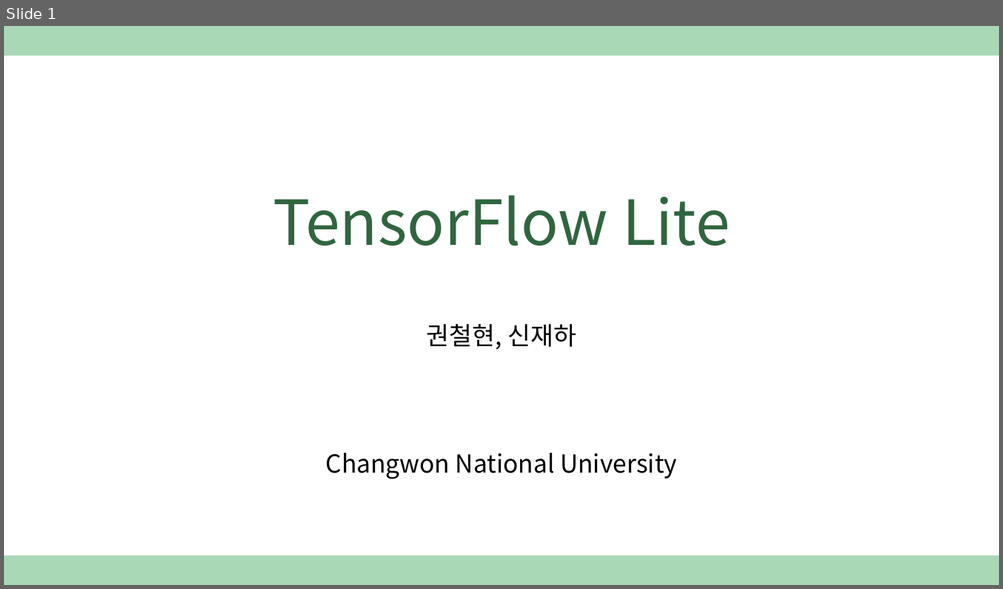
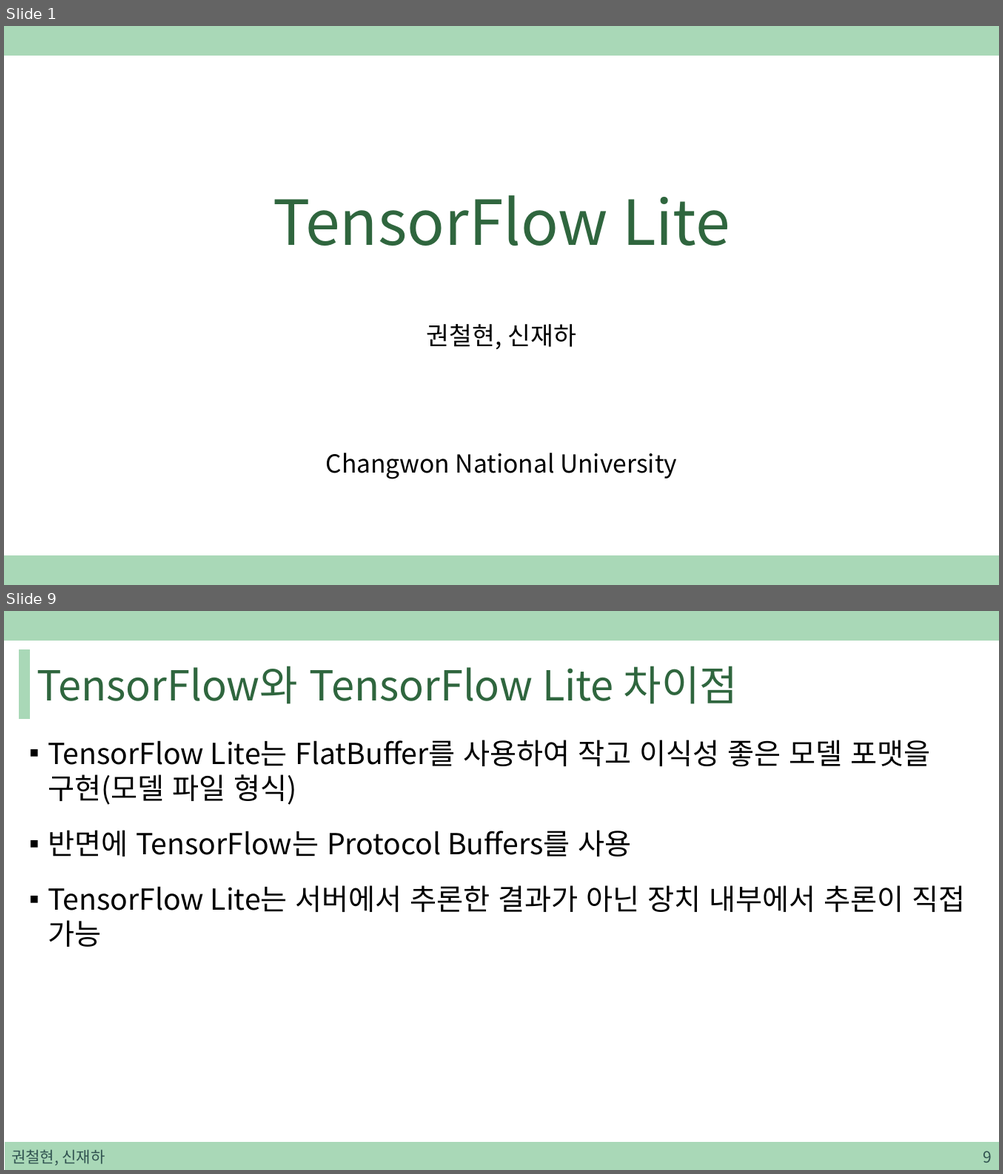
Before and after one commit to sjh4287/capston, a slide deck: 2022.01.07/TensorFlow Lite.pptx. Shown one above the other, each under a label of ours: slide 1 before the commit, slides 1 and 9 after it; the slides between them are not shown. The pictures are 1003x589 and 1003x1174 pixels, drawn with LibreOffice and Linux fonts; fonts in the diff are those of the drawing. Boxes give left, top, right and bottom in pixels: in the first picture for what was removed or moved away, otherwise in the second. Text is boxed around its words. In the diff, an @@ line names an element or a change of style, - is before the commit and + after.

Commit message:
Update TensorFlow Lite.pptx
PPT 내용작성 1

```diff
--- a/2022.01.07/TensorFlow Lite.pptx
+++ b/2022.01.07/TensorFlow Lite.pptx
@@ slide 9 added at <box>4,611,999,1170</box>, background #FFFFFF; not listed: 1 template element that a slide beside it also shows @@
@@ rectangle added at <box>20,649,29,718</box>, fill #A9D8B7, outline #A9D8B7 1 pt @@
@@ title added at <box>37,666,737,704</box>, 40 pt, text #2F663E @@
+TensorFlow와 TensorFlow Lite 차이점
@@ text added at <box>48,740,965,947</box>, 28 pt, text #000000 @@
+▪ TensorFlow Lite는 FlatBuffer를 사용하여 작고 이식성 좋은 모델 포맷을 구현(모델 파일 형식)
+▪ 반면에 TensorFlow는 Protocol Buffers를 사용
+▪ TensorFlow Lite는 서버에서 추론한 결과가 아닌 장치 내부에서 추론이 직접 가능
@@ rectangle added at <box>5,1143,999,1170</box>, fill #A9D8B7, outline #A9D8B7 1 pt @@
@@ text added at <box>11,1150,105,1166</box>, 15 pt, text #305250 @@
+권철현, 신재하
@@ page number added at <box>982,1151,991,1163</box>, 15 pt, text #305250 @@
+9
```
Also in this commit, not shown: 9 other slides added.
